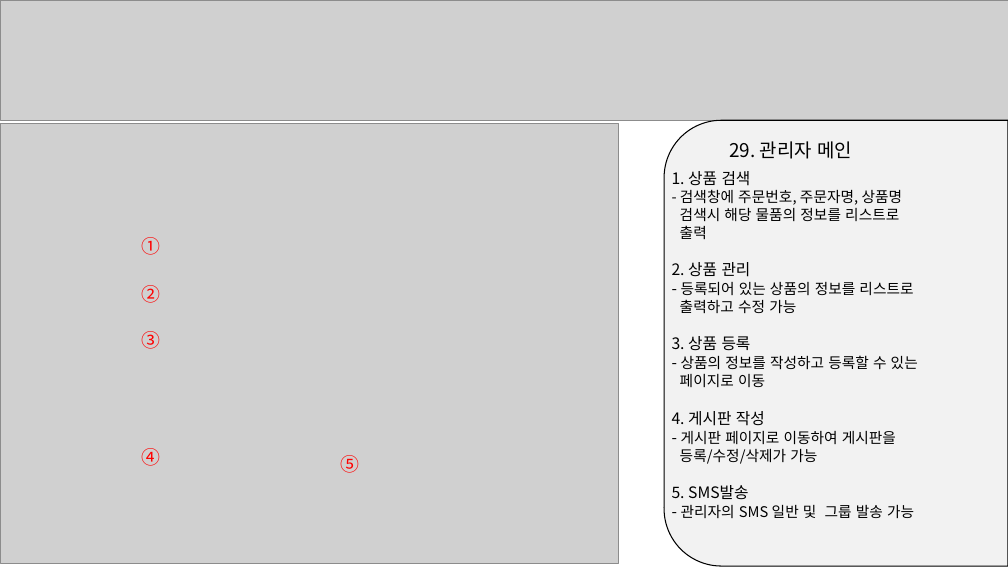
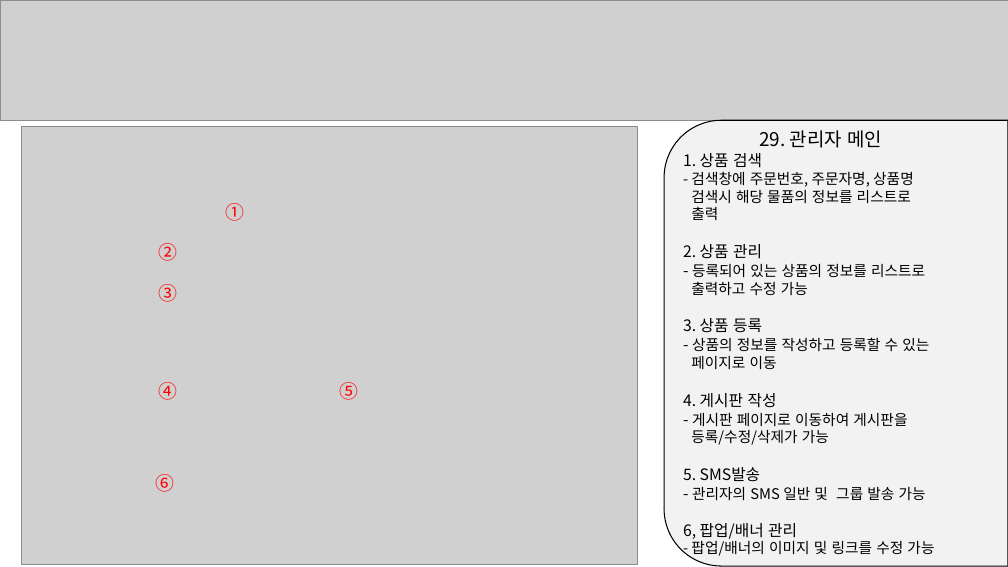
Before and after one commit to shin00010100/kkumdori, a slide deck: slide 32 of 화면정의서.pptx. Drawn at 1008x567 pixels with LibreOffice and Linux fonts; fonts in the diff are those of the drawing; grey boxes stand for pictures. Boxes give left, top, right and bottom in pixels: in the first picture for what was removed or moved away, otherwise in the second. Text is boxed around its words. In the diff, an @@ line names an element or a change of style, - is before the commit and + after.

Commit message:
화면 정의서 수정, 프론트/백엔드 기본 프로젝트 추가

```diff
--- a/화면정의서.pptx
+++ b/화면정의서.pptx
@@ picture: place and size @@
-picture at bbox=[0, 123, 619, 563]
+picture at bbox=[21, 127, 637, 566]
@@ text "1. 상품 검색": place and size @@
-text "1. 상품 검색" at bbox=[672, 171, 918, 518]
+text "1. 상품 검색" at bbox=[683, 153, 934, 558]
@@ text "29. 관리자 메인": place and size @@
-text "29. 관리자 메인" at bbox=[729, 141, 852, 159]
+text "29. 관리자 메인" at bbox=[759, 130, 882, 148]
@@ text "①": place and size @@
-text "①" at bbox=[141, 237, 160, 255]
+text "①" at bbox=[226, 203, 245, 221]
@@ text "②": place and size @@
-text "②" at bbox=[141, 285, 160, 303]
+text "②" at bbox=[159, 243, 178, 261]
@@ text "③": place and size @@
-text "③" at bbox=[141, 331, 160, 349]
+text "③" at bbox=[159, 284, 178, 302]
@@ text "④": place and size @@
-text "④" at bbox=[141, 448, 160, 466]
+text "④" at bbox=[159, 382, 178, 400]
@@ text "⑤": place and size @@
-text "⑤" at bbox=[341, 455, 360, 473]
+text "⑤" at bbox=[339, 382, 358, 400]
@@ text added at bbox=[155, 474, 174, 492], 18 pt, text #FF0000 @@
+⑥
@@ text at bbox=[683, 523, 934, 558]: paragraphs added @@
+6, 팝업/배너 관리
+- 팝업/배너의 이미지 및 링크를 수정 가능
```
Also in this commit, not shown: 1 slide added, 9 other files.
